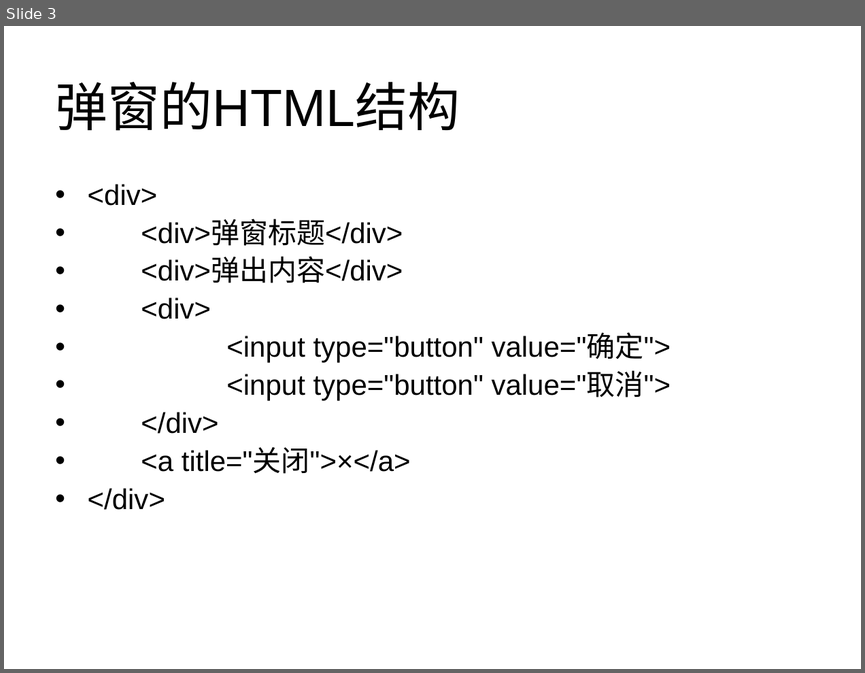
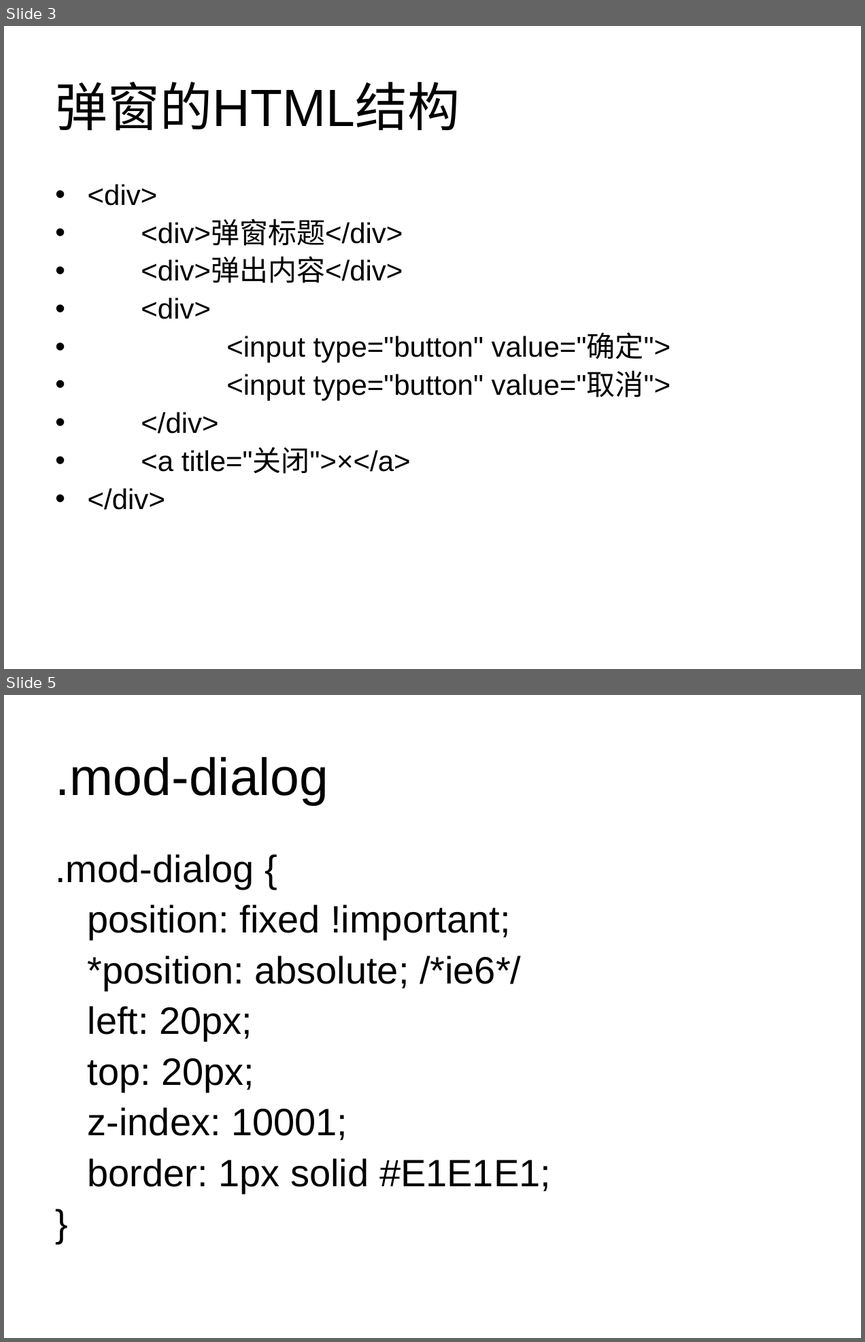
Before and after one commit to panxuepeng/javascript, a slide deck: JavaScript 特效原理 - 弹窗.ppt. Shown one above the other, each under a label of ours: slide 3 before the commit, slides 3 and 5 after it; the slides between them are not shown. The pictures are 865x673 and 865x1342 pixels, drawn with LibreOffice and Linux fonts; fonts in the diff are those of the drawing. Boxes give left, top, right and bottom in pixels: in the first picture for what was removed or moved away, otherwise in the second. Text is boxed around its words. In the diff, an @@ line names an element or a change of style, - is before the commit and + after.

```diff
--- a/JavaScript 特效原理 - 弹窗.ppt
+++ b/JavaScript 特效原理 - 弹窗.ppt
@@ slide 5 added at box(4, 695, 861, 1338), background #FFFFFF @@
@@ title added at box(55, 757, 328, 805), 44 pt, text #000000 @@
+.mod-dialog
@@ text added at box(55, 854, 551, 1193), 32 pt, text #000000 @@
+.mod-dialog {
+position: fixed !important;
+*position: absolute; /*ie6*/
+left: 20px;
+top: 20px;
+z-index: 10001;
+border: 1px solid #E1E1E1;
+}
```
Also in this commit, not shown: 1 slide changed, 1 other slide added, 2 slides removed, 5 other files.
